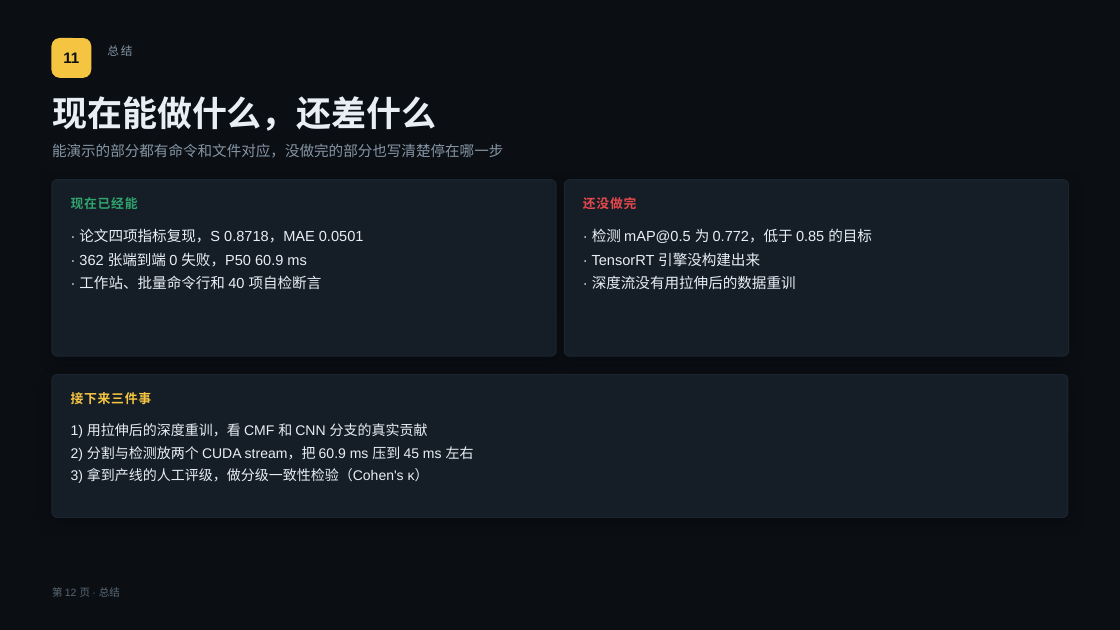
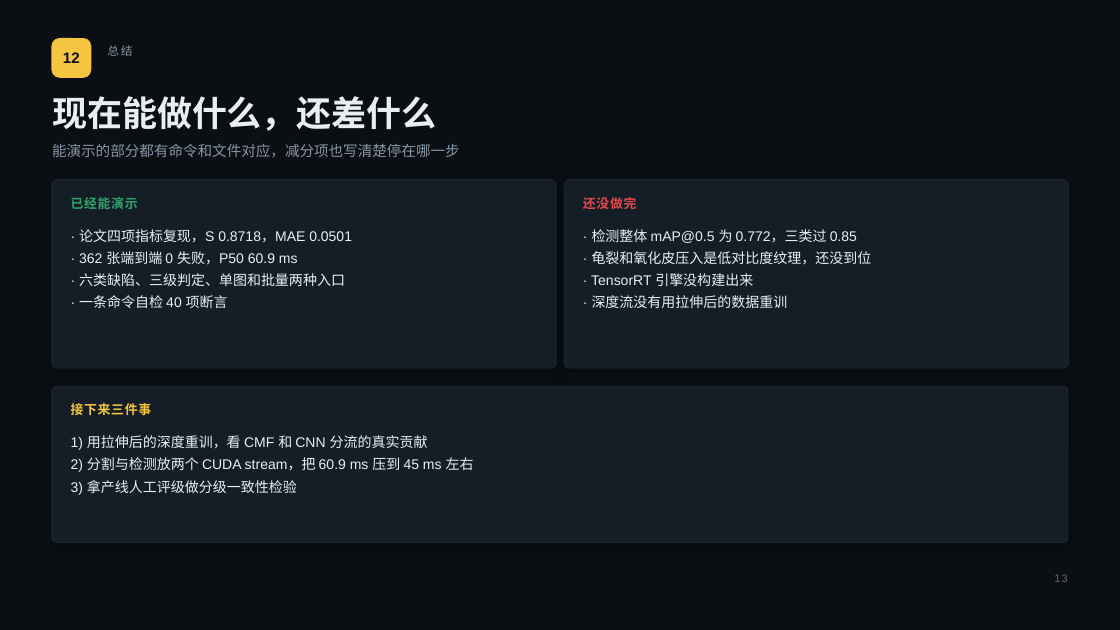
Before and after one commit to relight-developer/GLIDE-Net, a slide deck: slide 13 of docs/slides.pptx (slide 12 before the commit). Drawn at 1120x630 pixels with LibreOffice and Linux fonts; fonts in the diff are those of the drawing. Boxes give left, top, right and bottom in pixels: in the first picture for what was removed or moved away, otherwise in the second. Text is boxed around its words. In the diff, an @@ line names an element or a change of style, - is before the commit and + after.

Commit message:
feat(slides): 加前端界面页，检测页只摆达标的三个类别，页序改为 14 页

```diff
--- a/docs/slides.pptx
+++ b/docs/slides.pptx
@@ text at (x1=63, y1=52, x2=80, y2=63): text changed @@
-11
+12
@@ text at (x1=52, y1=144, x2=460, y2=157): text changed @@
-能演示的部分都有命令和文件对应，没做完的部分也写清楚停在哪一步
+能演示的部分都有命令和文件对应，减分项也写清楚停在哪一步
@@ rounded rectangle resized from (x1=52, y1=180, x2=556, y2=356) to (x1=52, y1=180, x2=556, y2=368) @@
@@ text at (x1=71, y1=197, x2=138, y2=209): text changed @@
-现在已经能
+已经能演示
@@ rounded rectangle resized from (x1=565, y1=180, x2=1069, y2=356) to (x1=565, y1=180, x2=1069, y2=368) @@
@@ text at (x1=79, y1=229, x2=352, y2=265): size 12.5 to 12 pt in "· 论文四项指标复现，S 0.8718，MAE 0.0501", "· 362 张端到端 0 失败，P50 60.9 ms" @@
@@ text at (x1=592, y1=229, x2=872, y2=265): text changed; size 12.5 to 12 pt @@
-· 检测 mAP@0.5 为 0.772，低于 0.85 的目标
+· 检测整体 mAP@0.5 为 0.772，三类过 0.85
+· 龟裂和氧化皮压入是低对比度纹理，还没到位
@@ text at (x1=79, y1=273, x2=345, y2=308): text changed; size 12.5 to 12 pt @@
-· 工作站、批量命令行和 40 项自检断言
+· 六类缺陷、三级判定、单图和批量两种入口
+· 一条命令自检 40 项断言
@@ text at (x1=591, y1=273, x2=788, y2=308): size 12.5 to 12 pt in "· TensorRT 引擎没构建出来", "· 深度流没有用拉伸后的数据重训" @@
@@ proportions changed in 3 elements at (x1=52, y1=180, x2=556, y2=368), (x1=565, y1=180, x2=1069, y2=368), (x1=52, y1=386, x2=1068, y2=543) @@
@@ rounded rectangle resized from (x1=52, y1=375, x2=1068, y2=518) to (x1=52, y1=386, x2=1068, y2=543) @@
@@ text "接下来三件事" moved from (x1=71, y1=392, x2=152, y2=404) to (x1=71, y1=403, x2=152, y2=415) @@
@@ text at (x1=71, y1=435, x2=428, y2=450): text changed @@
-1) 用拉伸后的深度重训，看 CMF 和 CNN 分支的真实贡献
+1) 用拉伸后的深度重训，看 CMF 和 CNN 分流的真实贡献
@@ text "1) 用拉伸后的深度重训，看 CMF 和 CNN ..." moved from (x1=71, y1=423, x2=474, y2=483) to (x1=71, y1=435, x2=474, y2=495) @@
@@ text at (x1=71, y1=480, x2=297, y2=495): text changed @@
-3) 拿到产线的人工评级，做分级一致性检验（Cohen's κ）
+3) 拿产线人工评级做分级一致性检验
@@ text removed at (x1=52, y1=587, x2=120, y2=597) @@
-第 12 页 · 总结
@@ text added at (x1=1054, y1=574, x2=1067, y2=582), 9.5 pt, text #5A6875 @@
+13
```
Also in this commit, not shown: 10 other slides changed, 3 slides added, 2 slides removed, 13 other files.
